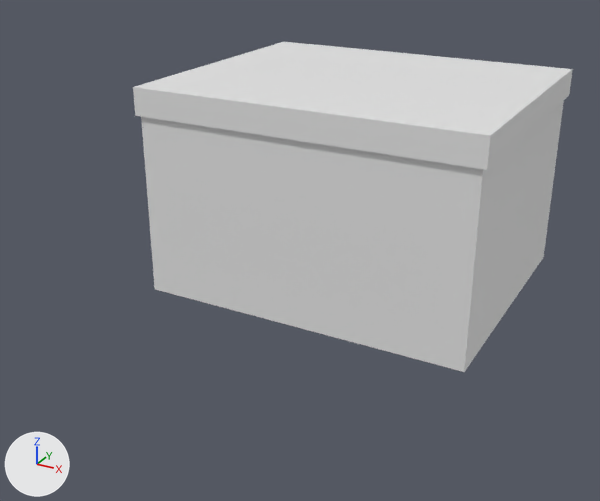
A saved change to the FBX model HoodwinkProject/Assets/_Hoodwink/Models/mdl_FBXs/mdl_documentbox_01.fbx.
Rendered twice from a 50 mm camera at (0.413, -0.884, 0.455) aimed at (0.01, -0.149, 0.088). The lights are fixed; the arrows at lower left show +X, +Y and +Z.

Names of what the first picture shows: 'mdl_documentbox_01'.
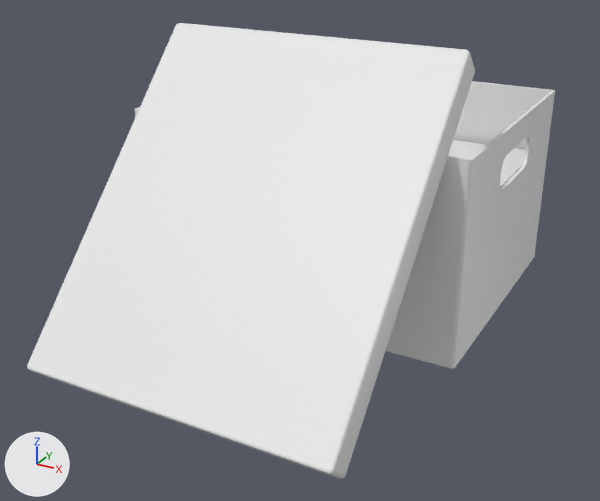
The edits, one by one:
Material 'Material' (mat_material) is new.
Its base color is (0.8, 0.8, 0.8) (white #e7e7e7).
me_cube_005 is used by ob_mdl_documentbox_01; location (0.0, 0.0, 0.0); rotation (1.571, 0.0, 0.0), in degrees (90, 0, 0); scale (0.01, 0.01, 0.01).
Verts and faces of me_cube_005; kept vertices keep their numbers, new ones are numbered from 16.
Before the commit, vertices of me_cube_005: 0 (-19.1, 21.8, 16.8) at pixel (135, 115), 1 (-19.1, 25.0, 16.8) at pixel (133, 87), 2 (-19.1, 21.8, -16.8), 3 (-19.1, 25.0, -16.8) at pixel (283, 41), 4 (21.4, 21.8, 16.8) at pixel (487, 169).
Before the commit, vertices of me_cube_005: 5 (21.4, 25.0, 16.8) at pixel (490, 135), 6 (21.4, 21.8, -16.8) at pixel (569, 95), 7 (21.4, 25.0, -16.8) at pixel (572, 69).
me_cube_005 had 16 vertices, 12 faces and spanned x -19.1..21.4, y 0.0..25.0, z -16.8..16.8.
me_cube_005 now has 244 vertices, 190 faces and spans x -19.8..19.8, y -0.2..31.6, z -39.8..16.4.
me_cube_005 part 1: a new loose piece, a box spanning x -18.5..18.5, y 1.2..14.6, z -15.2..15.2, in mat_material (white #e7e7e7).
me_cube_005 part 2: the loose piece of 8 vertices spanning x -18.6..20.9, y 0.0..22.4, z -16.4..16.4 is rebuilt with 144 vertices and now spans x -19.8..19.8, y 0.0..22.4, z -16.4..16.4, in mat_material (white #e7e7e7).
me_cube_005 part 3: a new loose piece of 92 vertices spanning x -17.5..16.2, y -0.2..31.6, z -39.8..-9.5, in mat_material (white #e7e7e7).
Part 4, on me_cube_005:
Vertices deleted: 0 to 7 (with the faces that use them).
me_cube_005 now uses material mat_material (white #e7e7e7).
Object 'mdl_documentbox_01' (ob_mdl_documentbox_01) turns from (90, 0, 0) to (90, 0, -180) degrees about x, y and z.

What differs and where, as boxes [x1, y1, x2, y2] in the pictures (600 x 501 px):
'mdl_documentbox_01', reshaped, turned
    before: [133, 42, 573, 372]
    after: [27, 23, 555, 479]
part 1 of me_cube_005, added
    after: [448, 140, 525, 188]
part 2 of me_cube_005, rebuilt
    before: [141, 101, 564, 372]
    after: [135, 81, 555, 368]
part 3 of me_cube_005, added
    after: [27, 23, 475, 479]
part 4 of me_cube_005, deleted
    before: [133, 42, 573, 170]
